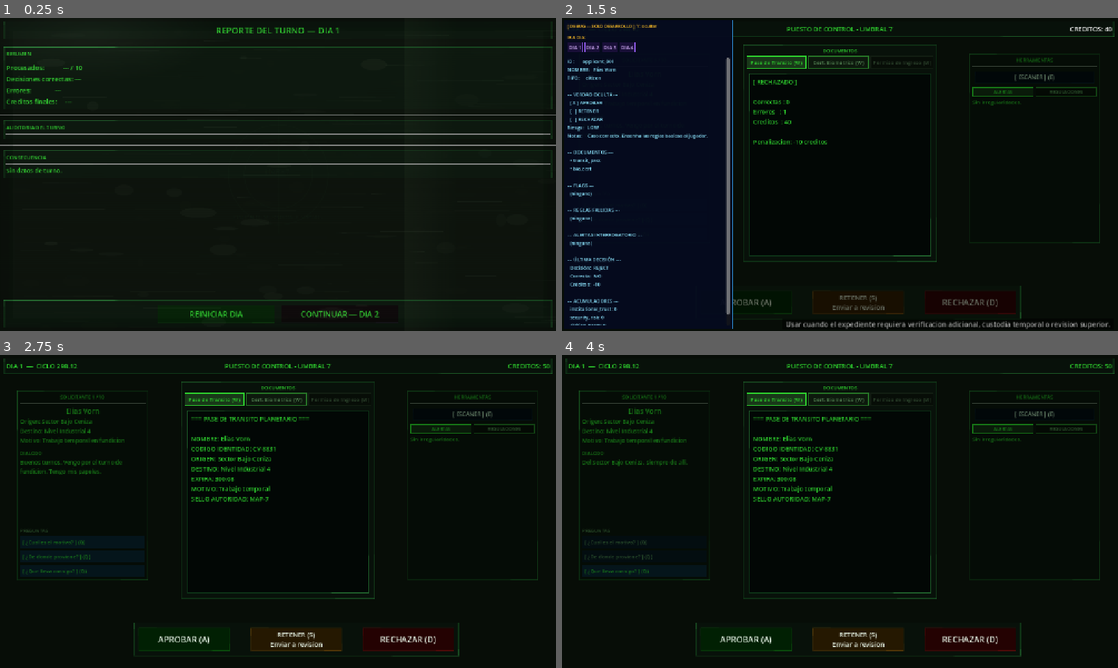
Above: before the commit, frames 1-4 (two rows, left to right).
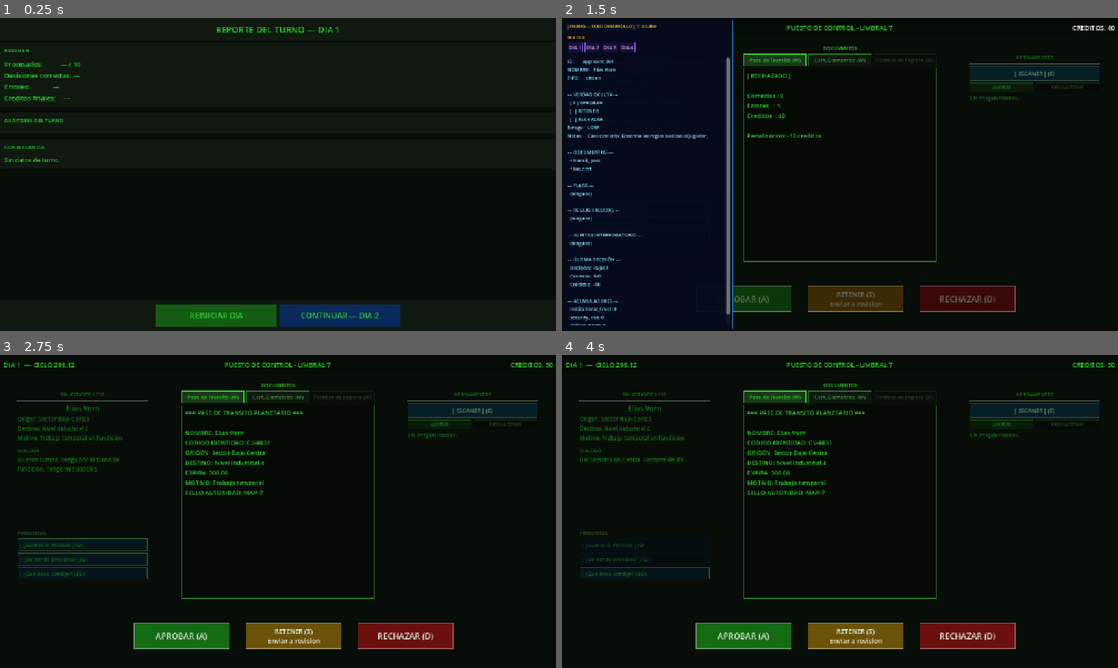
Above: after the commit, the same moments.

Repository: ingenriqueparra-hub/el-ultimo-sello
Game: Godot game, scene res://scenes/main/DayReport.tscn
The game is run twice, just before and just after one commit, with the same random seed, the same clock (stepped at 60 frames per second) and the same inputs. This scene is started directly instead of the project's main scene.
Inputs:
- Up to frame 1 (0.25 s): no input
- Up to frame 2 (1.5 s): click "REINICIAR DIA" at 0.5 s; tap Enter at 1.25 s; hold D from 1.28 s (still down); tap Y at 1.35 s
- Up to frame 3 (2.75 s): release D at 2 s; click "DIA 1" at 2 s
- Up to frame 4 (4 s): click "[ ¿Cual es el motivo? ] (Q)" at 2.75 s; click "[ ¿De donde proviene? ] (Q)" at 3.5 s

The runs differ from the first frame. In frame 1, 7.3% of the frame differs, in the area x 0-100%, y 1-99%; in frame 2, 9.0%; in frame 3, 13%, in the area x 0-100%, y 1-97%; in frame 4, 13%.

Commit message:
Remove temporary UI assets

Diff:
--- a/game/scripts/ui/ControlDesk.gd
+++ b/game/scripts/ui/ControlDesk.gd
@@ -25,20 +25,6 @@
 const COLOR_REJECT := Color(0.42, 0.06, 0.06, 1)
 const COLOR_TOOL := Color(0.05, 0.20, 0.30, 1)
 const COLOR_QUESTION := Color(0.04, 0.14, 0.22, 1)
-
-const ASSET_TERMINAL_BG    := "res://assets/ui/cockpit/cockpit_three_screens_pc.png"
-const ASSET_SCANLINES := "res://assets/ui/overlays/scanline_overlay.png"
-const ASSET_GRIME := "res://assets/ui/overlays/grime_overlay.png"
-const ASSET_CRT_WEAR := "res://assets/ui/overlays/crt_wear_overlay.png"
-const ASSET_WATERMARK := "res://assets/ui/overlays/terminal_watermark.png"
-const ASSET_GLASS := "res://assets/ui/overlays/glass_overlay.png"
-const ASSET_PANEL_FRAME := "res://assets/ui/panels/panel_frame_9patch.png"
-const ASSET_DOCUMENT_VIEW := "res://assets/ui/panels/document_view_9patch.png"
-const ASSET_SCANNER_FRAME := "res://assets/ui/panels/scanner_frame_9patch.png"
-const ASSET_BUTTON_APPROVE := "res://assets/ui/buttons/button_approve_9patch.png"
-const ASSET_BUTTON_HOLD := "res://assets/ui/buttons/button_hold_9patch.png"
-const ASSET_BUTTON_REJECT := "res://assets/ui/buttons/button_reject_9patch.png"
-const ASSET_BUTTON_TOOL := "res://assets/ui/buttons/button_tool_9patch.png"
 
 @onready var day_label: Label = $VBox/StatusBar/StatusHBox/DayLabel
 @onready var credits_label: Label = $VBox/StatusBar/StatusHBox/CreditsLabel
@@ -223,18 +209,14 @@
 	_style_panel(_panel_tools,     Color(0, 0, 0, 0), Color(0, 0, 0, 0))
 	_style_panel(_panel_decisions, Color(0, 0, 0, 0), Color(0, 0, 0, 0))
 	_style_document_view(false)
-	_style_button(approve_btn, COLOR_APPROVE, ASSET_BUTTON_APPROVE)
-	_style_button(hold_btn, COLOR_HOLD, ASSET_BUTTON_HOLD)
-	_style_button(reject_btn, COLOR_REJECT, ASSET_BUTTON_REJECT)
-	_style_button(scanner_btn, COLOR_TOOL, ASSET_BUTTON_TOOL)
+	_style_button(approve_btn, COLOR_APPROVE)
+	_style_button(hold_btn, COLOR_HOLD)
+	_style_button(reject_btn, COLOR_REJECT)
+	_style_button(scanner_btn, COLOR_TOOL)
 	_apply_labels_color(self)
 	_style_tab_buttons()
 
 func _style_panel(panel: PanelContainer, bg: Color, border: Color) -> void:
-	var textured := _make_texture_style(ASSET_PANEL_FRAME, 14, 8)
-	if textured != null:
-		panel.add_theme_stylebox_override("panel", textured)
-		return
 	var style := StyleBoxFlat.new()
 	style.bg_color = bg
 	style.border_color = border
@@ -281,6 +263,8 @@
 		move_child(rect, 1)
 
 func _make_texture_style(path: String, content_margin: int, texture_margin: int) -> StyleBoxTexture:
+	if path == "":
+		return null
 	var texture := load(path)
 	if texture == null:
 		return null
@@ -304,11 +288,6 @@
 	return flat
 
 func _style_document_view(scanner_mode: bool) -> void:
-	var path := ASSET_SCANNER_FRAME if scanner_mode else ASSET_DOCUMENT_VIEW
-	var textured := _make_texture_style(path, 16, 8)
-	if textured != null:
-		_document_view.add_theme_stylebox_override("panel", textured)
-		return
 	_style_panel(_document_view, COLOR_PANEL_DARK, COLOR_BORDER)
 
 func _apply_labels_color(node: Node) -> void:
--- a/game/scripts/ui/DayReport.gd
+++ b/game/scripts/ui/DayReport.gd
@@ -18,16 +18,6 @@
 const COLOR_ERROR  := Color(0.82, 0.22, 0.22, 1)
 const COLOR_DIM    := Color(0.35, 0.55, 0.35, 1)
 const COLOR_BTN    := Color(0.08, 0.36, 0.08, 1)
-
-const ASSET_TERMINAL_BG := "res://assets/ui/terminal/terminal_background.png"
-const ASSET_SCANLINES := "res://assets/ui/overlays/scanline_overlay.png"
-const ASSET_GRIME := "res://assets/ui/overlays/grime_overlay.png"
-const ASSET_CRT_WEAR := "res://assets/ui/overlays/crt_wear_overlay.png"
-const ASSET_WATERMARK := "res://assets/ui/overlays/terminal_watermark.png"
-const ASSET_GLASS := "res://assets/ui/overlays/glass_overlay.png"
-const ASSET_PANEL_FRAME := "res://assets/ui/panels/panel_frame_9patch.png"
-const ASSET_BUTTON_APPROVE := "res://assets/ui/buttons/button_approve_9patch.png"
-const ASSET_BUTTON_REJECT := "res://assets/ui/buttons/button_reject_9patch.png"
 
 @onready var header_label: Label      = $VBox/Header/HeaderLabel
 @onready var processed_label: Label   = $VBox/ScrollArea/ContentVBox/SummaryPanel/SummaryVBox/ProcessedLabel
@@ -167,17 +157,13 @@
 	_style_panel($VBox/Footer, COLOR_PANEL, COLOR_BORDER)
 	_apply_labels_color(self)
 
-	var s_btn: StyleBox = _make_button_style(ASSET_BUTTON_APPROVE, COLOR_BTN)
-	var s_hover: StyleBox = _make_button_style(ASSET_BUTTON_APPROVE, COLOR_BTN.lightened(0.2))
+	var s_btn: StyleBox = _make_button_style("", COLOR_BTN)
+	var s_hover: StyleBox = _make_button_style("", COLOR_BTN.lightened(0.2))
 	restart_btn.add_theme_stylebox_override("normal", s_btn)
 	restart_btn.add_theme_stylebox_override("hover", s_hover)
 	restart_btn.add_theme_color_override("font_color", COLOR_TEXT)
 
 func _style_panel(panel: PanelContainer, bg: Color, border: Color) -> void:
-	var textured := _make_texture_style(ASSET_PANEL_FRAME, 14, 8)
-	if textured != null:
-		panel.add_theme_stylebox_override("panel", textured)
-		return
 	var style := StyleBoxFlat.new()
 	style.bg_color = bg
 	style.border_color = border
@@ -186,12 +172,7 @@
 	panel.add_theme_stylebox_override("panel", style)
 
 func _install_visual_layers() -> void:
-	_add_full_rect_texture(ASSET_TERMINAL_BG, -10, 1.0, "TerminalBackground")
-	_add_full_rect_texture(ASSET_WATERMARK, 5, 0.20, "TerminalWatermark")
-	_add_full_rect_texture(ASSET_SCANLINES, 90, 0.10, "ScanlineOverlay")
-	_add_full_rect_texture(ASSET_CRT_WEAR, 91, 0.12, "CrtWearOverlay")
-	_add_full_rect_texture(ASSET_GRIME, 92, 0.24, "GrimeOverlay")
-	_add_full_rect_texture(ASSET_GLASS, 93, 0.34, "GlassOverlay")
+	pass
 
 func _add_full_rect_texture(path: String, z: int, alpha: float, node_name: String) -> void:
 	if get_node_or_null(node_name) != null:
@@ -212,6 +193,8 @@
 		move_child(rect, 1)
 
 func _make_texture_style(path: String, content_margin: int, texture_margin: int) -> StyleBoxTexture:
+	if path == "":
+		return null
 	var texture := load(path)
 	if texture == null:
 		return null
@@ -248,8 +231,8 @@
 	btn.text = "CONTINUAR — DIA %d" % next_day
 	btn.custom_minimum_size = Vector2(280, 50)
 	btn.add_theme_font_size_override("font_size", 18)
-	var s: StyleBox = _make_button_style(ASSET_BUTTON_REJECT, Color(0.04, 0.16, 0.36, 1))
-	var s_hover: StyleBox = _make_button_style(ASSET_BUTTON_REJECT, Color(0.06, 0.24, 0.52, 1))
+	var s: StyleBox = _make_button_style("", Color(0.04, 0.16, 0.36, 1))
+	var s_hover: StyleBox = _make_button_style("", Color(0.06, 0.24, 0.52, 1))
 	btn.add_theme_stylebox_override("normal", s)
 	btn.add_theme_stylebox_override("hover", s_hover)
 	btn.add_theme_color_override("font_color", COLOR_TEXT)
Binary file removed: game/assets/ui/buttons/button_approve_9patch.png
Not shown, removed: game/assets/ui/buttons/button_approve_9patch.png.import
Binary file removed: game/assets/ui/buttons/button_hold_9patch.png
Not shown, removed: game/assets/ui/buttons/button_hold_9patch.png.import
Binary file removed: game/assets/ui/buttons/button_reject_9patch.png
Not shown, removed: game/assets/ui/buttons/button_reject_9patch.png.import
Binary file removed: game/assets/ui/buttons/button_tool_9patch.png
Not shown, removed: game/assets/ui/buttons/button_tool_9patch.png.import
Binary file removed: game/assets/ui/cockpit/cockpit_face_center.png
Not shown, removed: game/assets/ui/cockpit/cockpit_face_center.png.import
Binary file removed: game/assets/ui/cockpit/cockpit_face_left.png
Not shown, removed: game/assets/ui/cockpit/cockpit_face_left.png.import
(and 24 more such lines)
